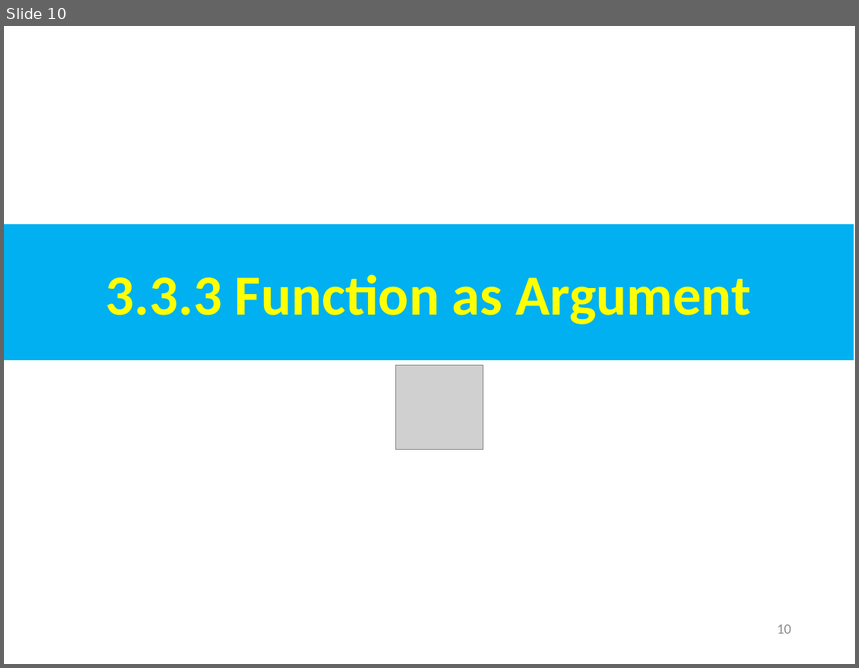
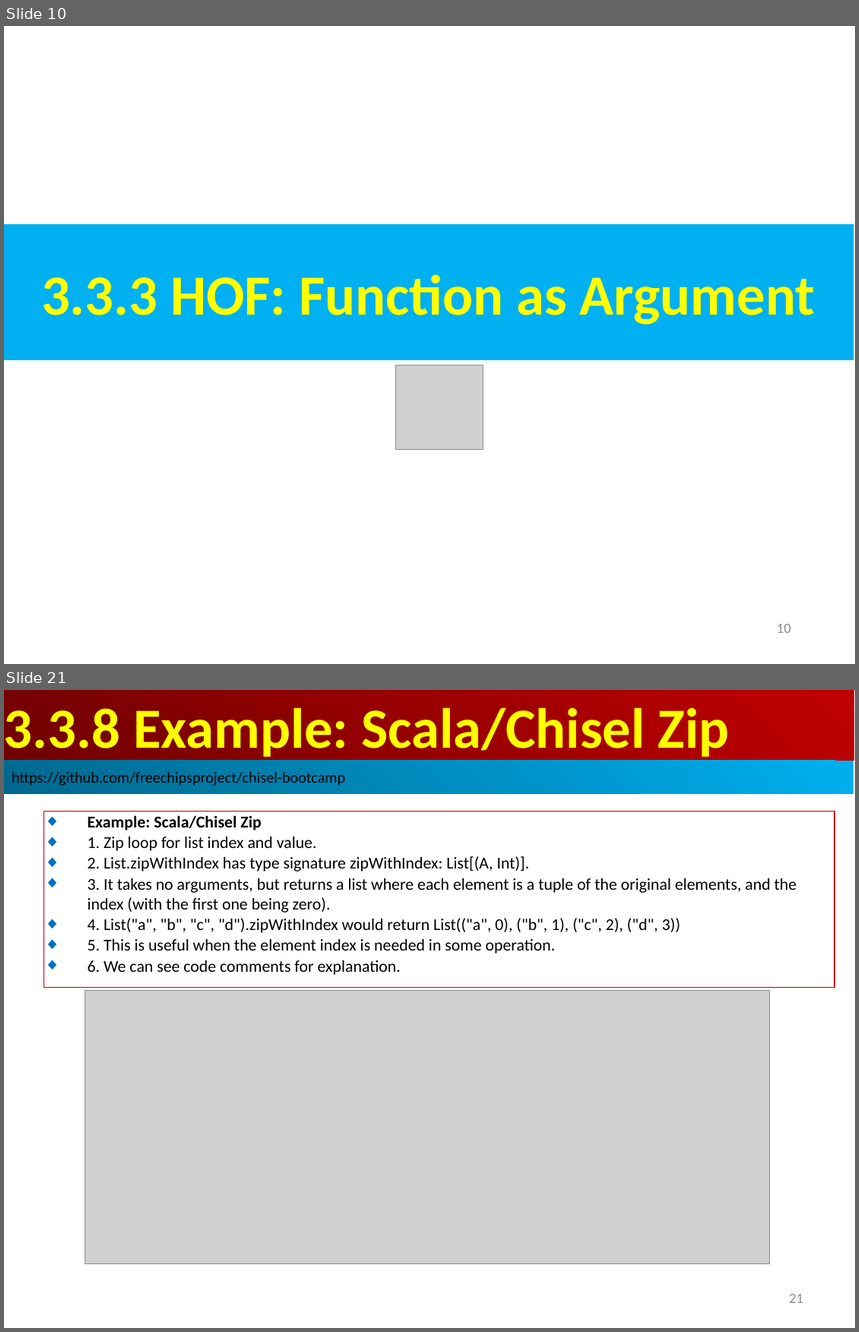
Before and after one commit to peterhchen/AIU_CS800_Chisel, a slide deck: 300_UCB_BC/003.3_HighOrderFunc/000_Video/003.3_HighOrderFunc.ppt. Shown one above the other, each under a label of ours: slide 10 before the commit, slides 10 and 21 after it; the slides between them are not shown. The pictures are 859x668 and 859x1332 pixels, drawn with LibreOffice and Linux fonts; fonts in the diff are those of the drawing; grey boxes stand for pictures. Boxes give left, top, right and bottom in pixels: in the first picture for what was removed or moved away, otherwise in the second. Text is boxed around its words. In the diff, an @@ line names an element or a change of style, - is before the commit and + after.

```diff
--- a/300_UCB_BC/003.3_HighOrderFunc/000_Video/003.3_HighOrderFunc.ppt
+++ b/300_UCB_BC/003.3_HighOrderFunc/000_Video/003.3_HighOrderFunc.ppt
@@ slide 21 added at box(4, 690, 855, 1328), background #FFFFFF @@
@@ rectangle added at box(4, 690, 854, 761), fill gradient #BF0000 to #710000, 48 pt, text #FFFF00, bold @@
+3.3.8 Example: Scala/Chisel Zip
@@ rectangle added at box(4, 761, 854, 794), fill gradient #00AFEF to #00688E, 13 pt, text #000000 @@
+https://github.com/freechipsproject/chisel-bootcamp
@@ rectangle added at box(44, 811, 835, 988), outline #C00000 0.74 pt, 14 pt, text #000000 @@
+◆ Example: Scala/Chisel Zip
+◆ 1. Zip loop for list index and value.
+◆ 2. List.zipWithIndex has type signature zipWithIndex: List[(A, Int)].
+◆ 3. It takes no arguments, but returns a list where each element is a tuple of the original elements, and the index (with the first one being zero).
+◆ 4. List("a", "b", "c", "d").zipWithIndex would return List(("a", 0), ("b", 1), ("c", 2), ("d", 3))
+◆ 5. This is useful when the element index is needed in some operation.
+◆ 6. We can see code comments for explanation.
@@ picture added at box(85, 990, 770, 1265) @@
@@ page number added at box(789, 1294, 804, 1303), 12 pt, text #8B8B8B @@
+21
@@ slide 10 changed as well @@
@@ text in rectangle at box(41, 275, 816, 325): text changed @@
-3.3.3 Function as Argument
+3.3.3 HOF: Function as Argument
```
Also in this commit, not shown: 5 other slides changed, 21 other slides added.
